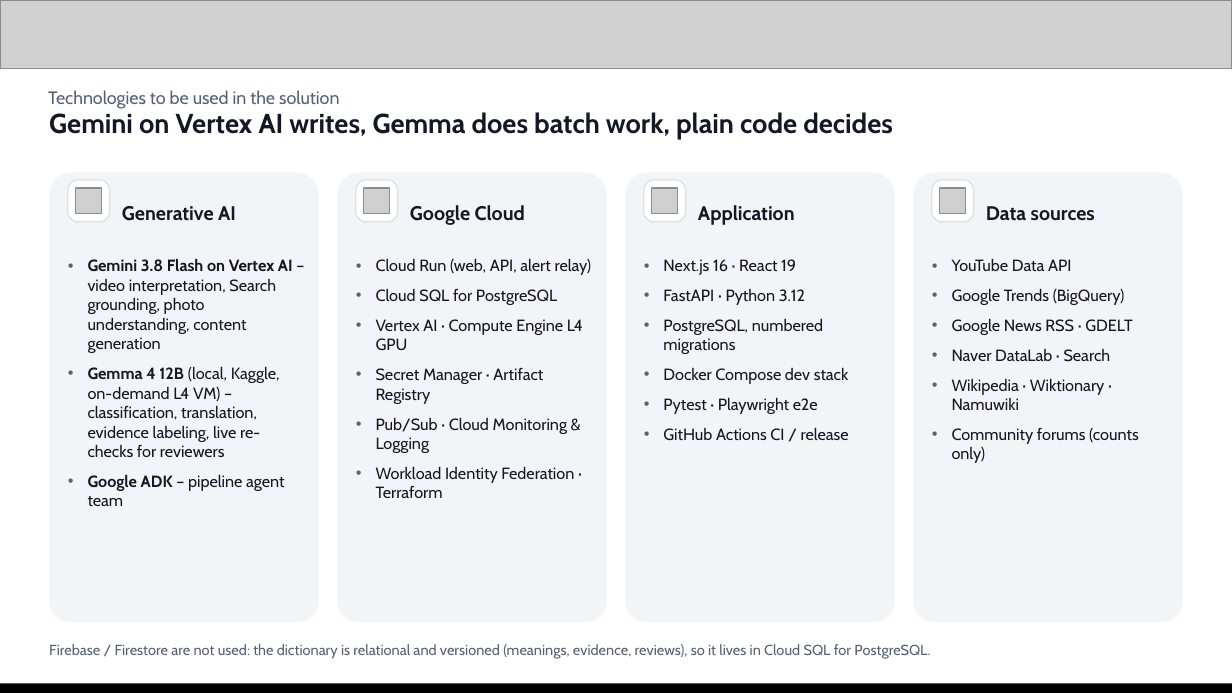
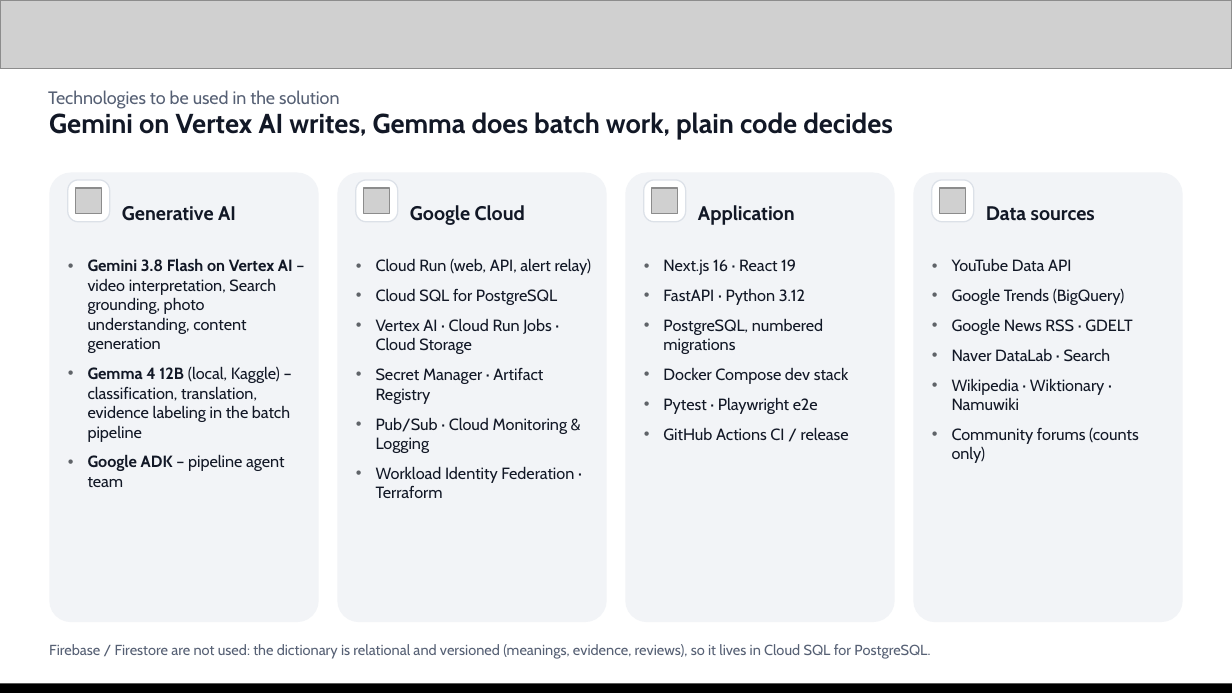
Before and after one commit to Sihyeon-Ji/trend-interpreter, a slide deck: slide 7 of docs/대회/제출/AI-Builder-Cup-제출-초안.pptx. Drawn at 1232x693 pixels with LibreOffice and Linux fonts; fonts in the diff are those of the drawing; grey boxes stand for pictures. Boxes give left, top, right and bottom in pixels: in the first picture for what was removed or moved away, otherwise in the second. Text is boxed around its words. In the diff, an @@ line names an element or a change of style, - is before the commit and + after.

Commit message:
docs: 제출 마무리 – 영상 링크, 덱 GPU 문장을 10-16 결정에 맞춤, 제출 문안·체크리스트 갱신
- 데모 영상(https://youtu.be/KHXkWvGHFx4, 2분 53초, 일부 공개)을 README·README.kr·덱 15쪽·제출 문안에 넣었다
- 덱 6·7·8쪽 'L4 VM을 필요할 때 켠다'를 '정의만 있고 배포하지 않음'으로, 8쪽 각주는 Cloud SQL 10-20 이전으로, 12쪽은 끝난 마지막 갱신을 빼고 'Now'로 바꿨다. 15쪽 저장소 주소는 trend-interpreter
- README의 Google Cloud 서비스 표에서 GPU 줄을 빼고 Gemma 실시간 분류 설명에 gpu.tf 링크와 '배포하지 않음'을 적었다
- 제출 문안에 심사위원 안내 문장(읽기 전용 계정, Gemma 버튼은 GPU 꺼짐 안내)을 더했다. 계정은 저장소에 적지 않는다
- 발표 자료·영상 계획 완료, 인수인계 문서에 10-17 복귀 메모, 제출 체크리스트의 덱·영상·저장소 완료와 링크 권한 점검 기록

```diff
--- a/docs/대회/제출/AI-Builder-Cup-제출-초안.pptx
+++ b/docs/대회/제출/AI-Builder-Cup-제출-초안.pptx
@@ text at (x1=376, y1=318, x2=552, y2=354): text changed @@
-• Vertex AI · Compute Engine L4 GPU
+• Vertex AI · Cloud Run Jobs · Cloud Storage
@@ text at (x1=88, y1=366, x2=290, y2=442): text changed @@
-• Gemma 4 12B (local, Kaggle, on-demand L4 VM) – classification, translation, evidence labeling, live re-checks for reviewers
+• Gemma 4 12B (local, Kaggle) – classification, translation, evidence labeling in the batch pipeline
```
Also in this commit, not shown: 4 other slides changed, 8 other files.
